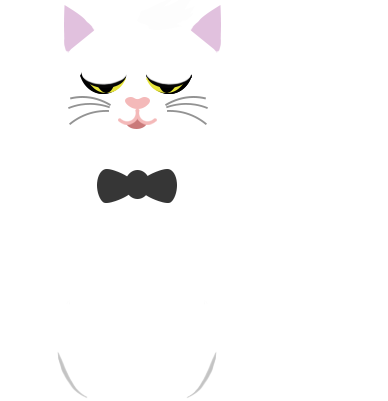
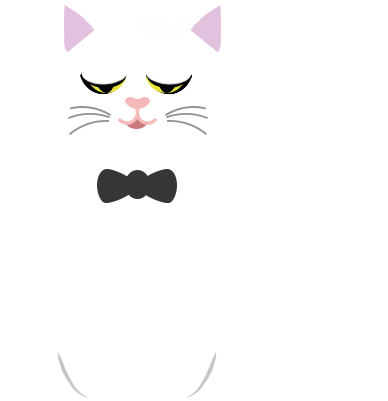
Comparing the layer stacks of the two 388 × 401 images. Changes:
painted on "head" over <box>68,96,208,135</box>
